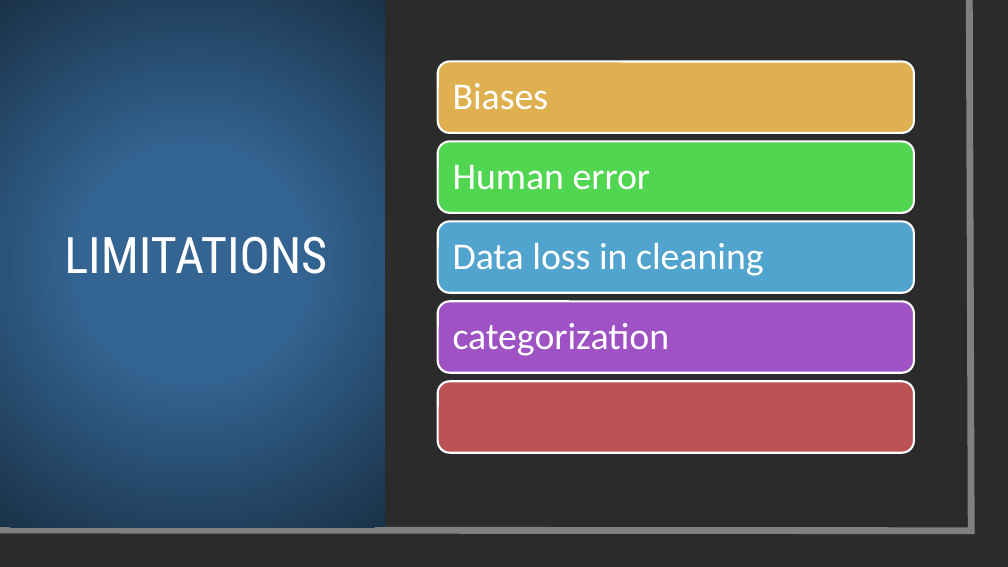
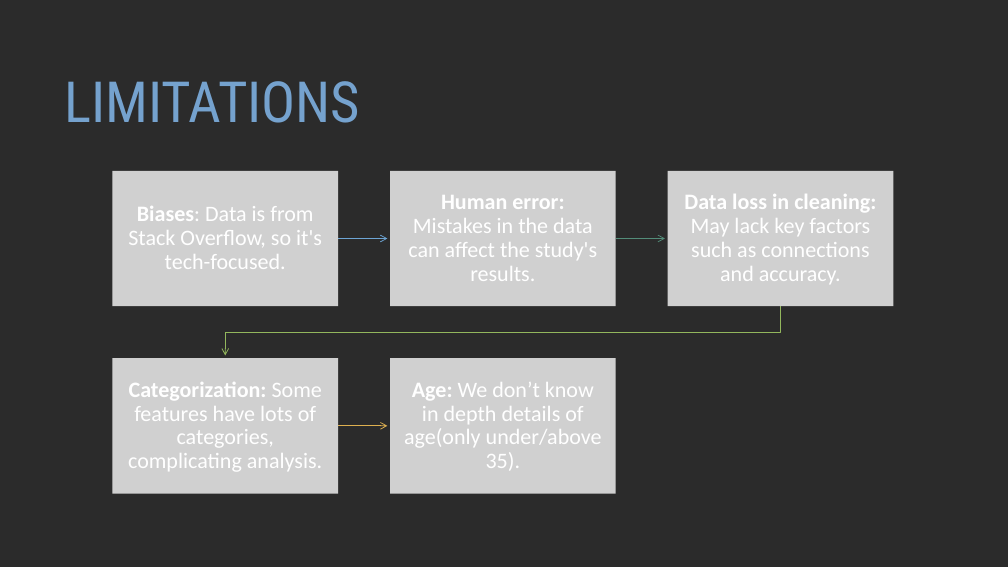
Before and after one commit to NemaPuthanveetil/DATS6101-Team-Global-Project, a slide deck: slide 10 of Presentation for Data Science 101.pptx. Drawn at 1008x567 pixels with LibreOffice and Linux fonts; fonts in the diff are those of the drawing; grey boxes stand for pictures; background and template pictures are left out; a plain dark background stands for a picture behind light text. Boxes give left, top, right and bottom in pixels: in the first picture for what was removed or moved away, otherwise in the second. Text is boxed around its words. In the diff, an @@ line names an element or a change of style, - is before the commit and + after.

```diff
--- a/Presentation for Data Science 101.pptx
+++ b/Presentation for Data Science 101.pptx
@@ rectangle: place and size @@
-rectangle at [0, 0, 991, 550]
+rectangle at [0, 0, 1008, 567]
@@ rectangle at [0, 0, 1008, 567]: shadow off @@
@@ freeform shape removed at [0, 0, 972, 531] @@
@@ rectangle removed at [0, 0, 385, 528] @@
@@ rectangle added at [0, 0, 991, 550], fill #FFFFFF @@
@@ freeform shape added at [0, 0, 972, 531], outline #808080 6.5 pt @@
@@ title "LIMITATIONS" at [64, 81, 360, 123]: size 48 to 54 pt, text colour #FFFFFF to #75A2CE @@
@@ text at [684, 194, 876, 284]: text changed; size 36 to 21 pt @@
-Data loss in cleaning
+Data loss in cleaning: May lack key factors such as connections and accuracy.
@@ group added at [113, 171, 894, 494]: 5 pictures, 4 freeform shapes, 4 texts @@
+Biases: Data is from Stack Overflow, so it's tech-focused.
+Human error: Mistakes in the data can affect the study's results.
+Categorization: Some features have lots of categories, complicating analysis.
+Age: We don’t know in depth details of age(only under/above 35).
@@ group removed at [438, 61, 914, 452]: 5 rounded rectangles, 3 texts @@
-Biases
-Human error
-categorization
```
Also in this commit, not shown: 5 other slides changed, 2 slides added, 2 slides removed.
